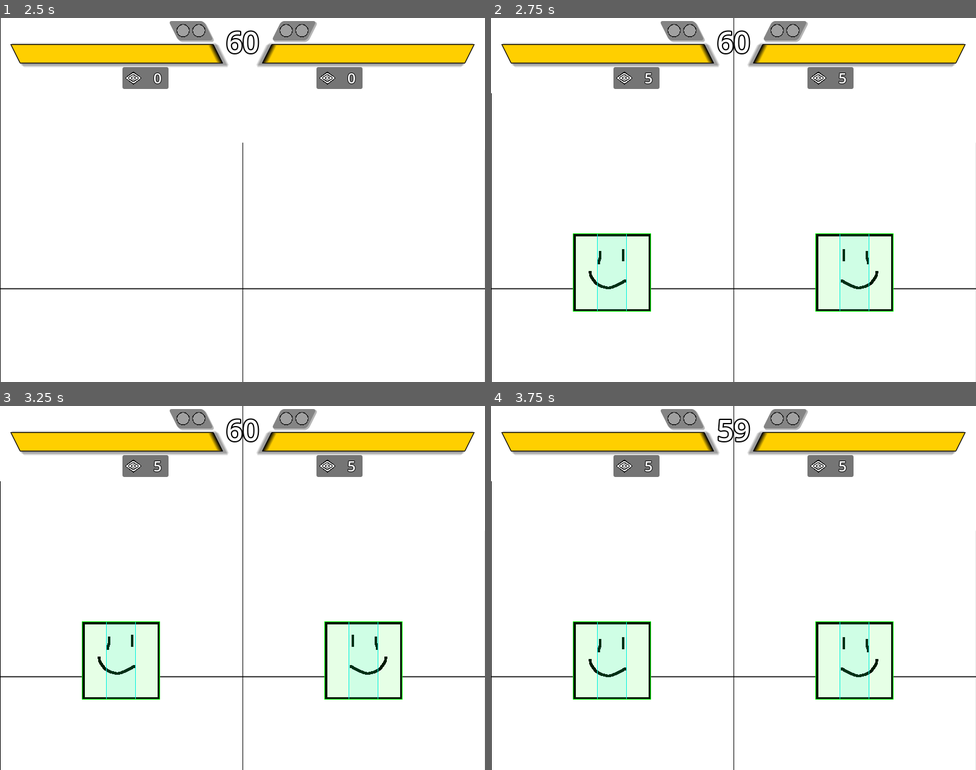
Above: before the commit, frames 1-4 (two rows, left to right).
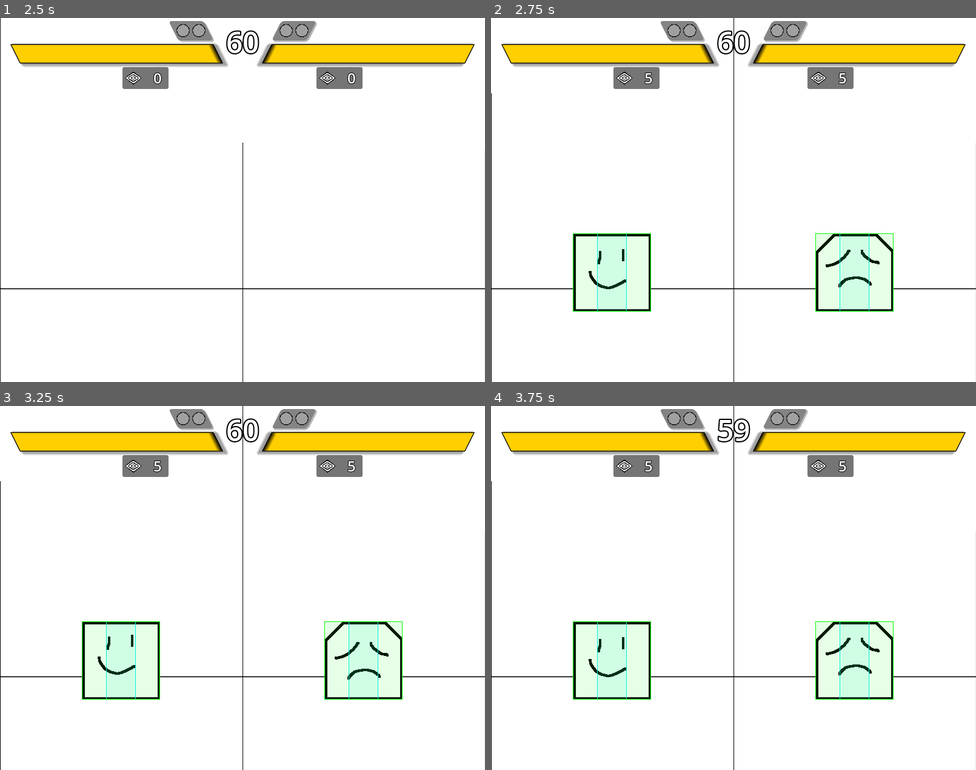
Above: after the commit, the same moments.

Repository: SamBumgardner/spellstrike
Game: Godot game, scene res://network/main.tscn
The game is run twice, just before and just after one commit, with the same random seed, the same clock (stepped at 60 frames per second) and the same inputs.
Inputs (mouse positions are in pixels of both pictures, inside the frame that each line leads up to):
- Up to frame 1 (2.5 s): click "Play Local" at 0.5 s; tap Enter at 1.25 s; move the mouse to (349, 181) at 1.27 s; hold Up 1.28-2 s; click (349, 181) at 1.42 s; tap Space at 2 s; drag from (145, 218) to (218, 272) at 2.02 s
- Up to frame 2 (2.75 s): no input
- Up to frame 3 (3.25 s): move the mouse to (291, 507) at 2.77 s; hold Up from 2.78 s (still down)
- Up to frame 4 (3.75 s): release Up at 3.5 s; tap Enter at 3.5 s; drag from (709, 660) to (854, 660) at 3.52 s

Frame 1 is identical in both runs. In frame 2, 0.4% of the frame differs, in the area x 67-83%, y 59-75%; in frame 3, 0.4%, in the area x 67-83%, y 59-76%; in frame 4, 0.4%.

Commit message:
create second character spec
Only difference so far is that it has a different spritesheet, but otherwise it uses the exact same animations and states.

I'll probably make a couple more tweaks / differences as I go, but this should be enough to build out the character select menu

Diff:
--- /dev/null
+++ b/game/assets/data/character/character_reach.tres
@@ -0,0 +1,46 @@
+[gd_resource type="Resource" script_class="CharacterSpec" load_steps=17 format=3 uid="uid://r3plnq5yuj2h"]
+
+[ext_resource type="Texture2D" uid="uid://cgrgw14ugq182" path="res://assets/art/placeholder_character_sheet_2.png" id="1_3m0e7"]
+[ext_resource type="Texture2D" uid="uid://cdy88alpe2xwf" path="res://assets/art/placeholder_defeat_portrait.tres" id="2_ccven"]
+[ext_resource type="Script" path="res://player/character_spec.gd" id="3_o65xs"]
+[ext_resource type="Texture2D" uid="uid://co1nmfg8ck3by" path="res://assets/art/special_icon.png" id="4_bclvp"]
+[ext_resource type="Resource" uid="uid://co8nnxi0rj0m5" path="res://assets/data/states/character/speed/IdleState.tres" id="5_rj71r"]
+[ext_resource type="Resource" uid="uid://71tfhe4l4xal" path="res://assets/data/states/character/speed/WalkState.tres" id="6_jhfi7"]
+[ext_resource type="Resource" uid="uid://b1ogno7xi50fe" path="res://assets/data/states/character/speed/LightAttackState.tres" id="7_qe5p3"]
+[ext_resource type="Resource" uid="uid://ct6y8ttfvxha1" path="res://assets/data/states/character/speed/MediumAttackState.tres" id="8_ayaq5"]
+[ext_resource type="Resource" uid="uid://y6085lvsh3c" path="res://assets/data/states/character/speed/HeavyAttackState.tres" id="9_46fa8"]
+[ext_resource type="Resource" uid="uid://cm4bgxkcu16vg" path="res://assets/data/states/character/speed/DelayedFireballCast.tres" id="10_quoaj"]
+[ext_resource type="Resource" uid="uid://ba6nwbud5jl1u" path="res://assets/data/states/character/speed/DefensiveSpecialState.tres" id="11_n6mkn"]
+[ext_resource type="Resource" uid="uid://dgxhlme3uf7jt" path="res://assets/data/states/character/speed/HurtState.tres" id="12_kh5xx"]
+[ext_resource type="Resource" uid="uid://ndjspav4naaj" path="res://assets/data/states/character/speed/DefeatedState.tres" id="13_nf5jv"]
+[ext_resource type="Resource" uid="uid://brc0an4nux82m" path="res://assets/data/states/character/speed/VictoryState.tres" id="14_3ck0o"]
+[ext_resource type="Resource" uid="uid://4va3vpwoielf" path="res://assets/data/states/character/speed/LightAttackChainState.tres" id="15_5j6rf"]
+[ext_resource type="Texture2D" uid="uid://bu6wsaejco7uh" path="res://assets/art/placeholder_victory_portrait.tres" id="16_d44ds"]
+
+[resource]
+script = ExtResource("3_o65xs")
+name = "Reach"
+victory_portrait = ExtResource("16_d44ds")
+defeat_portrait = ExtResource("2_ccven")
+animation_sprite = ExtResource("1_3m0e7")
+special_icon = ExtResource("4_bclvp")
+walk_speed = 5
+back_walk_speed = 3
+walk_accel = 5
+walk_drag = 2
+width = 128
+max_hp = 150
+special_uses = 5
+states = {
+0: ExtResource("5_rj71r"),
+1: ExtResource("6_jhfi7"),
+2: ExtResource("7_qe5p3"),
+3: ExtResource("8_ayaq5"),
+4: ExtResource("9_46fa8"),
+5: ExtResource("10_quoaj"),
+6: ExtResource("11_n6mkn"),
+8: ExtResource("12_kh5xx"),
+9: ExtResource("13_nf5jv"),
+10: ExtResource("14_3ck0o"),
+11: ExtResource("15_5j6rf")
+}
--- a/game/network/main.gd
+++ b/game/network/main.gd
@@ -125,7 +125,7 @@
             p2_id,
             Player.Side.P2,
             p2_input_retriever,
-            load("res://assets/data/character/character_speed.tres"),
+            load("res://assets/data/character/character_reach.tres"),
             0
         )
     ]
Binary file added: game/assets/art/placeholder_character_sheet_2.png
Not shown, added: game/assets/art/placeholder_character_sheet_2.png.import
